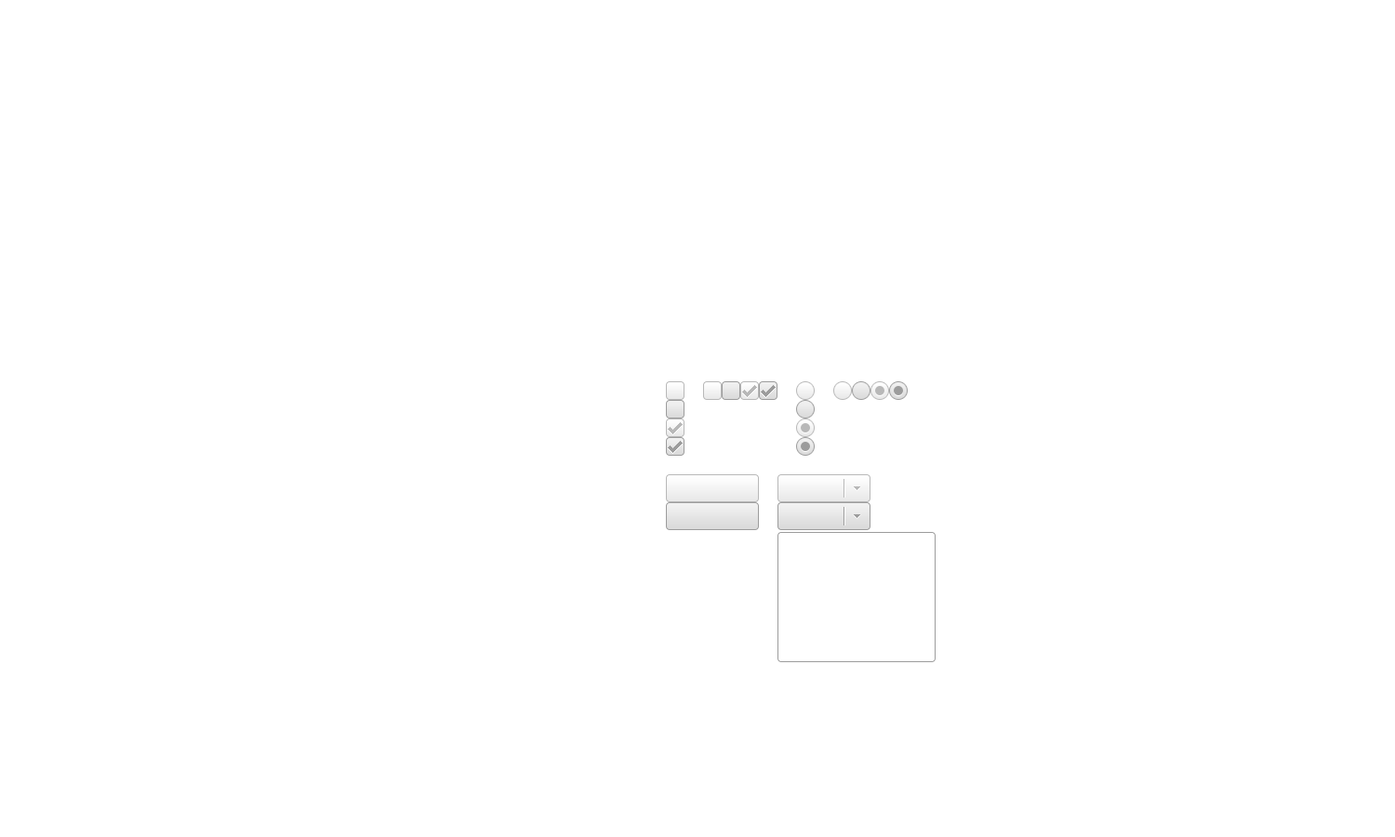
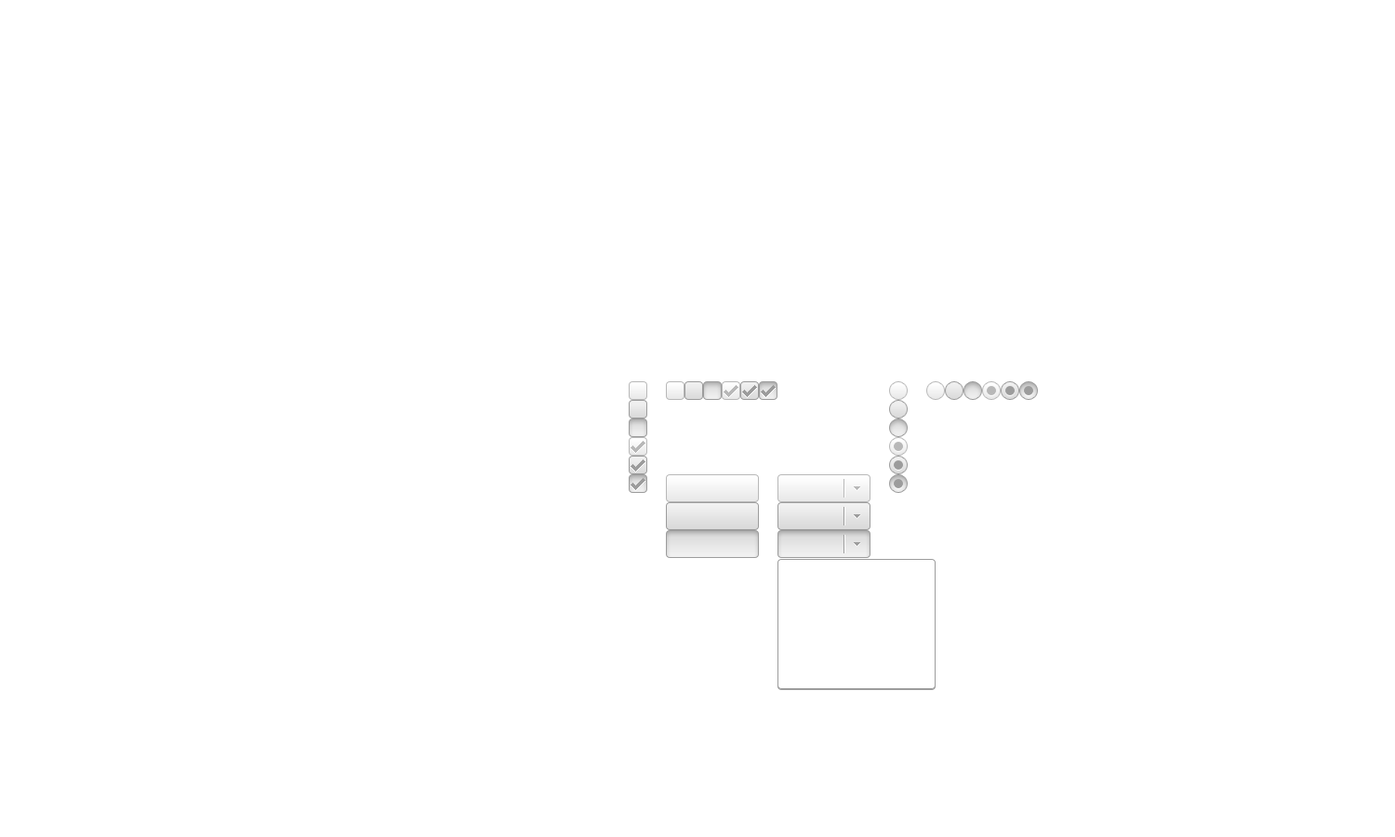
Revision of a layered 1395×837 image; what changed, layer by layer:
painted on "bg" (1st of 30, in "light" › "select" › "mouseout"), unmasked it over [778, 474, 870, 503]
painted on "bg copy" (1st of 2, in "light" › "select" › "mouseover"), unmasked it over [777, 531, 936, 690]
painted on "bg" (2nd of 30, in "light" › "select" › "mouseover"), unmasked it over [778, 502, 870, 531]
added group "mousedown" (1st of 2, in "light" › "select") with 5 layers in group "select" over [777, 530, 936, 691]
added layer "bg copy" (2nd of 2, in "light" › "select" › "mousedown") in group "mousedown" over [777, 559, 936, 691]
added layer "bg" (3rd of 30, in "light" › "select" › "mousedown") in group "mousedown" over [777, 530, 871, 559]
painted on "bg" (4th of 30, in "light" › "button" › "mouseout"), unmasked it over [666, 474, 758, 503]
painted on "bg" (5th of 30, in "light" › "button" › "mouseover"), unmasked it over [666, 502, 758, 531]
added group "mousedown" (2nd of 2, in "light" › "button") with 1 layers in group "button" over [665, 530, 759, 559]
added layer "bg" (6th of 30, in "light" › "button" › "mousedown") in group "mousedown" over [665, 530, 759, 559]
painted on "bg" (10th of 30, in "light" › "radio - horizontal" › "mouseout - checked"), unmasked it over [870, 381, 1001, 400]
painted on "bg" (11th of 30, in "light" › "radio - horizontal" › "mouseover - checked"), unmasked it over [889, 381, 1020, 400]
painted on "icon - dot" (4th of 6, in "light" › "radio - vertical" › "mouseout - checked"), unmasked it over [800, 423, 904, 452]
painted on "bg" (16th of 30, in "light" › "radio - vertical" › "mouseout - checked"), unmasked it over [796, 418, 908, 456]
painted on "icon - dot" (5th of 6, in "light" › "radio - vertical" › "mouseover - checked"), unmasked it over [800, 441, 904, 470]
painted on "bg" (17th of 30, in "light" › "radio - vertical" › "mouseover - checked"), unmasked it over [796, 437, 908, 475]
…and 40 more changes (22 added, 14 mask, 4 moved_by, 14 painted)
